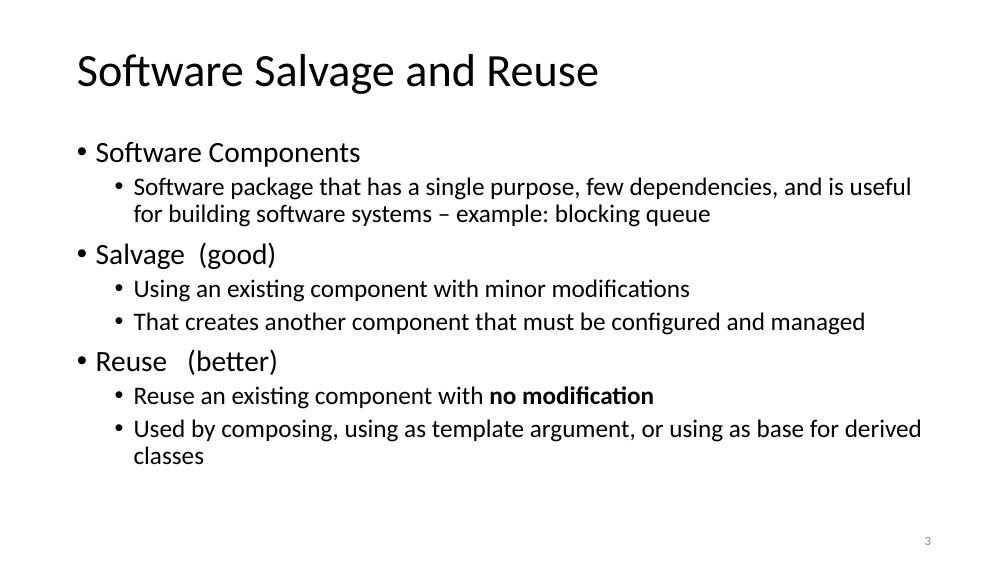
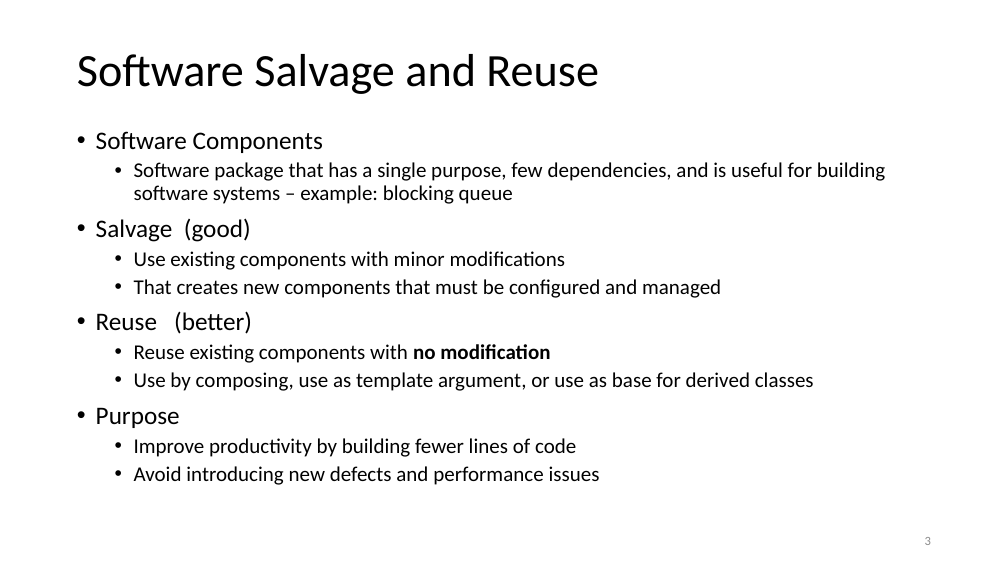
Before and after one commit to JimFawcett/JimFawcett.github.io, a slide deck: slide 3 of Resources/PublishingSourceCode.pptx. Drawn at 1008x567 pixels with LibreOffice and Linux fonts; fonts in the diff are those of the drawing. Boxes give left, top, right and bottom in pixels: in the first picture for what was removed or moved away, otherwise in the second. Text is boxed around its words. In the diff, an @@ line names an element or a change of style, - is before the commit and + after.

```diff
--- a/Resources/PublishingSourceCode.pptx
+++ b/Resources/PublishingSourceCode.pptx
@@ text "Software Components": place and size @@
-text "Software Components" at [96,142,922,465]
+text "Software Components" at [96,131,885,485]
@@ text at [96,131,885,334]: size 28 to 24 pt in "Software Components", "Salvage (good)", "Reuse (better)"; size 24 to 20 pt in "Software package that has a single purpose, ..." @@
@@ text at [134,251,721,298]: text changed; size 24 to 20 pt @@
-  • Using an existing component with minor modifications
-  • That creates another component that must be configured and managed
+  • Use existing components with minor modifications
+  • That creates new components that must be configured and managed
@@ text at [96,344,814,485]: text changed; size 24 to 20 pt @@
-  • Reuse an existing component with no modification
-  • Used by composing, using as template argument, or using as base for derived classes
+  • Reuse existing components with no modification
+  • Use by composing, use as template argument, or use as base for derived classes
+• Purpose
+  • Improve productivity by building fewer lines of code
+  • Avoid introducing new defects and performance issues
```
Also in this commit, not shown: 9 other slides changed, 1 other file.
